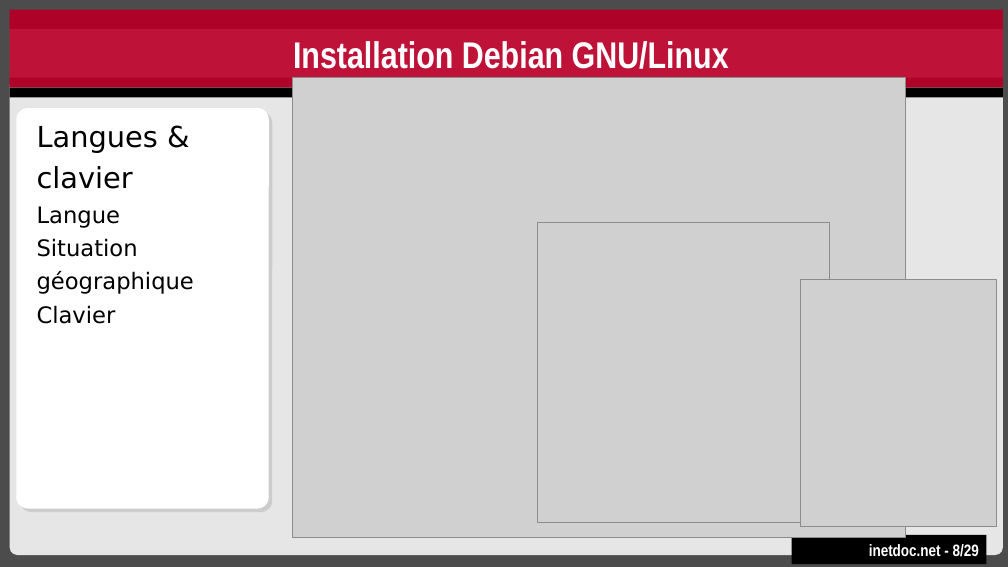
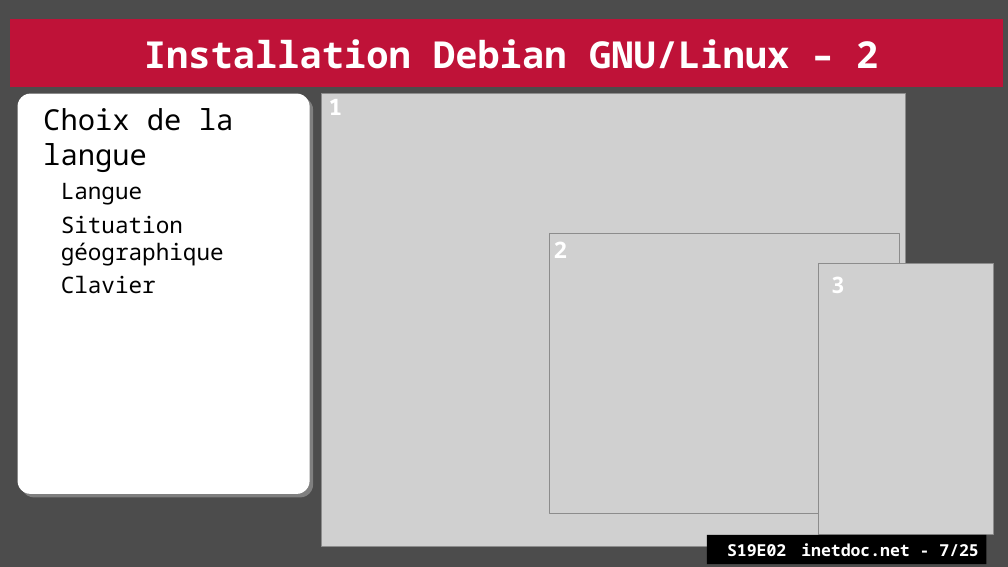
Before and after one commit to platu/inetdoc, a slide deck: slide 7 of presentations/sysadm-base-2/sysadm-base-2.odp (slide 8 before the commit). Drawn at 1008x567 pixels with LibreOffice and Linux fonts; fonts in the diff are those of the drawing; grey boxes stand for pictures. Boxes give left, top, right and bottom in pixels: in the first picture for what was removed or moved away, otherwise in the second. Text is boxed around its words. In the diff, an @@ line names an element or a change of style, - is before the commit and + after.

```diff
--- a/presentations/sysadm-base-2/sysadm-base-2.odp
+++ b/presentations/sysadm-base-2/sysadm-base-2.odp
@@ rectangle "Installation Debian GNU/Linux – 2": place and size @@
-rectangle "Installation Debian GNU/Linux – 2" at (293, 41, 729, 69)
+rectangle "Installation Debian GNU/Linux – 2" at (10, 19, 1004, 88)
@@ rectangle removed at (10, 10, 1004, 29) @@
@@ text in rectangle at (144, 39, 878, 69): text changed; font Arial Narrow to Noto Sans Mono @@
-Installation Debian GNU/Linux
+Installation Debian GNU/Linux – 2
@@ rounded rectangle removed at (10, 78, 1004, 555) @@
@@ rectangle removed at (10, 78, 1004, 88) @@
@@ rectangle removed at (10, 88, 1004, 97) @@
@@ freeform shape "Choix de la langue": place and size @@
-freeform shape "Choix de la langue" at (16, 108, 269, 508)
+freeform shape "Choix de la langue" at (18, 94, 310, 494)
@@ text in freeform shape at (43, 108, 237, 172): text changed; font DejaVu Sans to Noto Sans Mono @@
-■ Langues &
-■ clavier
+■ Choix de la langue
@@ picture: place and size @@
-picture at (292, 78, 906, 537)
+picture at (321, 94, 906, 546)
@@ text added at (329, 99, 343, 115), 22 pt, text #FFFFFF, bold @@
+1
@@ text in freeform shape at (47, 143, 156, 294): font DejaVu Sans to Noto Sans Mono in "Langue", "Clavier"; list level 1 to 2 in "Langue"; list level 1 to 2 in "Clavier" @@
@@ text in freeform shape at (61, 215, 224, 266): text changed; font DejaVu Sans to Noto Sans Mono @@
-■ Situation
-■ géographique
+  ■ Situation géographique
@@ picture: place and size @@
-picture at (537, 222, 830, 522)
+picture at (549, 234, 900, 513)
@@ text added at (554, 242, 568, 258), 22 pt, text #FFFFFF, bold @@
+2
@@ picture: place and size @@
-picture at (801, 280, 997, 526)
+picture at (818, 263, 993, 534)
@@ text added at (831, 277, 845, 293), 22 pt, text #FFFFFF, bold @@
+3
@@ rectangle: place and size @@
-rectangle at (792, 534, 986, 563)
+rectangle at (707, 534, 986, 563)
@@ text in rectangle at (727, 543, 978, 556): text changed; font Arial Narrow to Noto Sans Mono @@
-inetdoc.net - 8/29
+S19E02 inetdoc.net - 7/25
```
Also in this commit, not shown: 9 other slides changed, 15 slides added, 19 slides removed.
